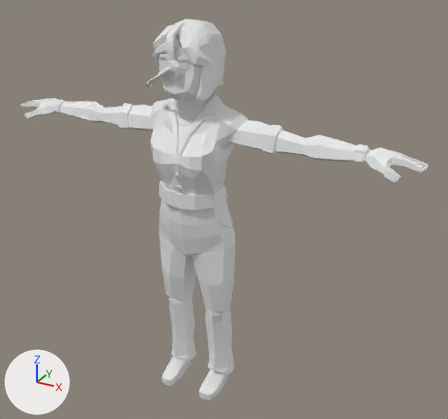
Two versions of the glTF model packages/client/public/models/synty/office/chr-voiceMorse.glb, one commit apart.
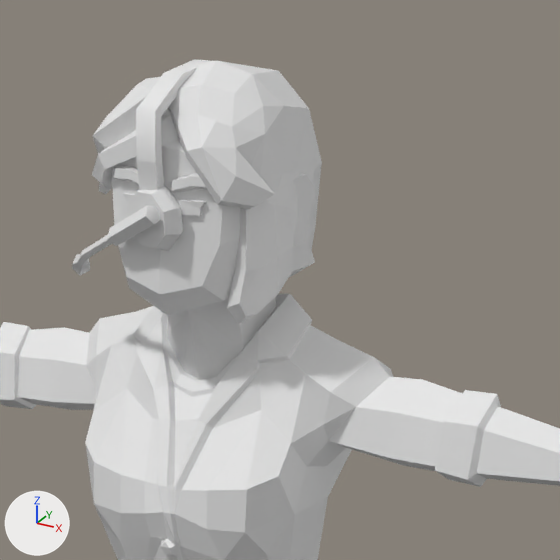
Old and new are each drawn whole from a camera (50 mm lens) standing at (0.941, -1.511, 1.426) and looking at (0.08, 0.054, 0.644) and again close up on the part from 27% to 67% of the width and 0% to 43% of the height. The lights are fixed; the arrows at lower left show +X, +Y and +Z. The last two pictures show the newer version. Vertices at exactly the same position are counted once.

The older version as bpy lines, for what is in view:
```python
me_body = bpy.data.meshes.new('body')
me_body.from_pydata(...)  # 1115 vertices, 2188 faces; spans x -0.68..0.68, y -0.111..0.108, z -0.002..1.222
me_body.materials.append(mat_office)  # white #e7e7e7
ob_body = bpy.data.objects.new('body', me_body)
ob_body.location = (0.0, 0.0, 0.0)
```
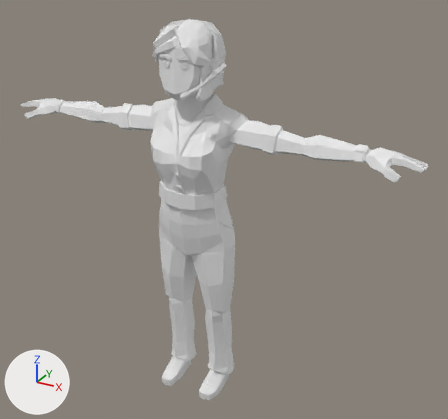
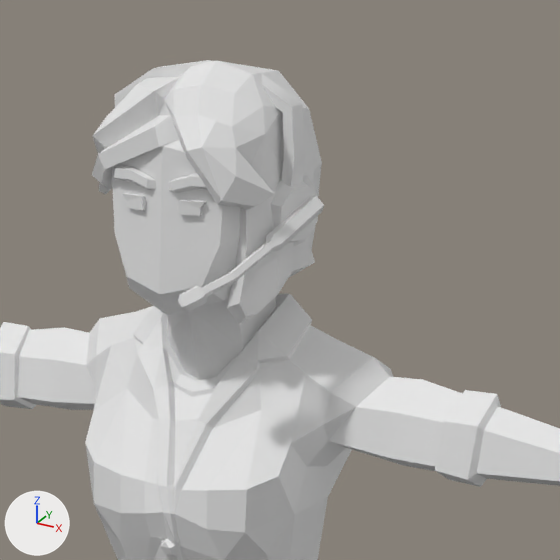
Changed parts and their boxes (x1, y1, x2, y2) in the close-ups (560 x 560 px; the box of a moved part takes in the faces that stretch with it):
'body', reshaped: before (0, 59, 560, 560); after (0, 60, 560, 560)
part 1 of me_body, moved or reshaped: before (72, 205, 160, 275); after (178, 196, 324, 312)
part 2 of me_body, moved or reshaped: before (128, 186, 183, 251); after (270, 181, 318, 243)
part 3 of me_body, moved or reshaped: before (136, 59, 236, 190); after (114, 60, 305, 187)

The change, as a diff of the scene's bpy script:
```diff
--- a/packages/client/public/models/synty/office/chr-voiceMorse.glb.py
+++ b/packages/client/public/models/synty/office/chr-voiceMorse.glb.py
@@ me_body @@
 # used by ob_body; location = (0.0, 0.0, 0.0)
-me_body.from_pydata(...)  # 1115 vertices, 2188 faces; spans x -0.68..0.68, y -0.111..0.108, z -0.002..1.222
+me_body.from_pydata(...)  # 1115 vertices, 2188 faces; spans x -0.68..0.68, y -0.121..0.108, z -0.002..1.222
+# me_body part 1: the loose piece of 42 vertices spanning x -0.124..0.011, y -0.111..-0.033, z 1.025..1.11 is turned 90 degrees about the z axis through its middle, then moved by (0.132, 0.018, 0.0)
+# me_body part 2: the loose piece of 34 vertices spanning x -0.032..0.023, y -0.099..-0.066, z 1.067..1.124 is turned 90 degrees about the z axis through its middle, then moved by (0.09, 0.081, 0.0)
+# me_body part 3: the loose piece of 40 vertices spanning x -0.025..0.013, y -0.092..0.098, z 1.116..1.218 is turned 90 degrees about the z axis through its middle, then moved by (0.006, -0.006, 0.0)
 me_body.materials.append(mat_office)
```
